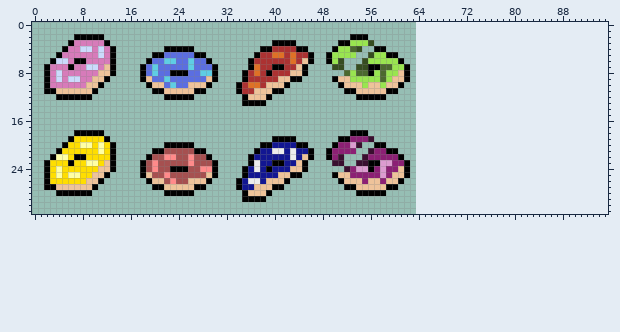
Pixel-art file: Doughnut.aseprite. Above, as it was before the edit.
64x32 pixels, 1 frame. The old version is drawn lined up with the new one, on the new canvas.
Now the later version:
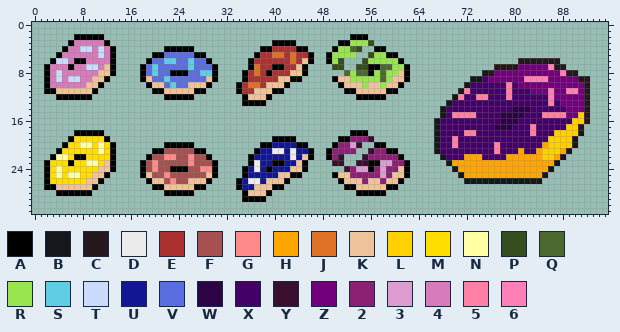
Palette (. is transparent): A #000000  B #16171a  C #25171e  D #ececec  E #ac3232  F #a65050  G #ff8a8a  H #ffa700  J #df7126  K #eec39a  L #ffd100  M #ffde00  N #ffffa5  P #364d20  Q #4b692f  R #99e550  S #5fcde4  T #cbdbfc  U #121692  V #5b6ee1  W #2e0345  X #430067  Y #390f2f  Z #72007b  2 #8c2074  3 #dc9cd0  4 #d77bba  5 #ff80a4  6 #ff80b6
Log entry: Creating the ULTIMATE DOUGHNUT
Change:
canvas 64x32 -> 96x32
The edit adds colour 5 in row 10 at x 79; in row 11 at x 72 and 79; in row 12 at x 71, 74 to 75 and 79; in row 13 at x 86; in row 15 at x 70 to 73 and 85 to 88; in row 17 at x 83.
The edit adds colour 5 in row 18 at x 72 to 73 and 83; in row 19 at x 70; in row 20 at x 70 and 77; in row 21 at x 77.
The edit adds colour 6 in row 7 at x 86; in row 8 at x 88; in row 9 at x 82 to 85; in row 11 at x 86 and 89 to 90; in row 12 at x 86.
The edit adds colour B in row 8 at x 75; in row 9 at x 73 to 74; in row 10 at x 72; in row 11 at x 71; in row 12 at x 70; in row 13 at x 69.
The edit adds colour B in rows 14 to 15 at x 68; in rows 16 to 17 at x 67; in row 18 at x 67 and 91; in rows 19 to 20 at x 67 and 90; in row 21 at x 67 and 89; in row 22 at x 68 and 88.
The edit adds colour B in row 23 at x 69 and 87; in row 24 at x 70 and 86; in row 25 at x 71 and 85; in row 26 at x 72 to 84.
The edit adds colour C in row 6 at x 81 to 87; in row 7 at x 77 to 80 and 87 to 88; in row 8 at x 76 and 89 to 90; in row 9 at x 91 to 92; in rows 10 to 16 at x 92; in row 17 at x 91.
The edit adds colour H in row 20 at x 85; in row 21 at x 81, 84 and 88; in row 22 at x 72 to 74, 79 to 84 and 87; in row 23 at x 70 to 86; in row 24 at x 71 to 85; in row 25 at x 72 to 84.
The edit adds colour L in row 15 at x 91; in row 16 at x 90 to 91; in row 17 at x 89 to 90; in row 18 at x 87 to 90; in rows 19 to 20 at x 86 to 89; in row 21 at x 85 to 87.
The edit adds colour L in row 22 at x 85 to 86.
The edit adds colour W in row 14 at x 80 to 82; in row 15 at x 78 to 81; in row 16 at x 78 to 80; in row 17 at x 77 to 79.
The edit adds colour X in row 9 at x 75; in row 10 at x 73 to 78 and 80; in row 11 at x 73 to 78 and 80 to 82; in row 12 at x 72 to 73, 76 to 78 and 80 to 85; in row 13 at x 70 to 85 and 87; in row 14 at x 69 to 79 and 83 to 88.
The edit adds colour X in row 15 at x 69, 74 to 77 and 82 to 84; in row 16 at x 68 to 77 and 81 to 89; in row 17 at x 68 to 76, 80 to 82 and 84 to 88; in row 18 at x 68 to 71, 74 to 82 and 84 to 86; in row 19 at x 68 to 69 and 71 to 85; in row 20 at x 68 to 69, 71 to 76 and 78 to 84.
The edit adds colour X in row 21 at x 68 to 76, 78 to 80 and 82 to 83; in row 22 at x 69 to 71 and 75 to 78.
The edit adds colour Z in row 7 at x 81 to 85; in row 8 at x 77 to 87; in row 9 at x 76 to 81 and 86 to 90; in row 10 at x 81 to 91; in row 11 at x 83 to 85, 87 to 88 and 91; in row 12 at x 87 to 91.
The edit adds colour Z in row 13 at x 88 to 91; in row 14 at x 89 to 91; in row 15 at x 89 to 90.
Changed places in both pictures, as pixel boxes (x1, y1, x2, y2):
added: (434, 58, 590, 184)
